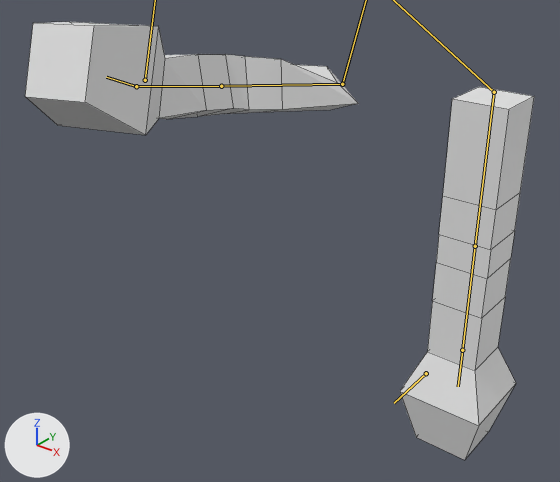
The Blender file models/view_arms.blend: old version first, new version second.
Camera for both pictures: a 50 mm camera at (3.06, -4.86, 2.85) aimed at (-0.15, -0.84, 0.36). Lighting does not change. The marker at lower left points along +X, +Y and +Z. Both versions are drawn at frame 20 of the action 'hand_idle'; the numbers are the values there. The bones that bend it are drawn over the model as lines. Mesh edges are drawn as thin lines.
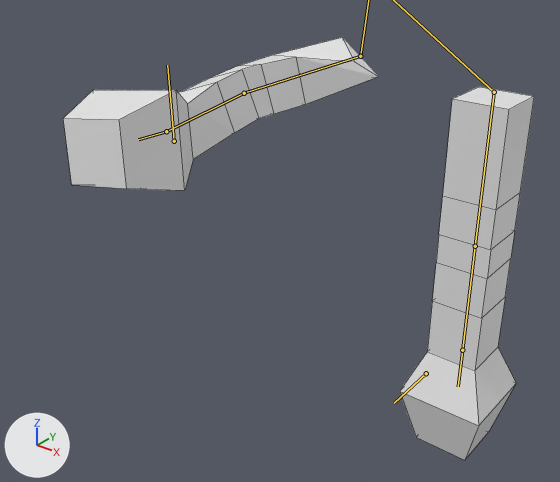
What the commit changed:
Bone 'rightarm1' (bone_rightarm1) turns from (-22, 14, 23) to (-36, 5, 22) degrees about its own x, y and z.

Where the change shows, as pixel boxes [x1, y1, x2, y2] in the pictures (560 x 482 px):
'Cube', posed (7% narrower)
    before: [25, 22, 534, 460]
    after: [63, 37, 534, 460]
